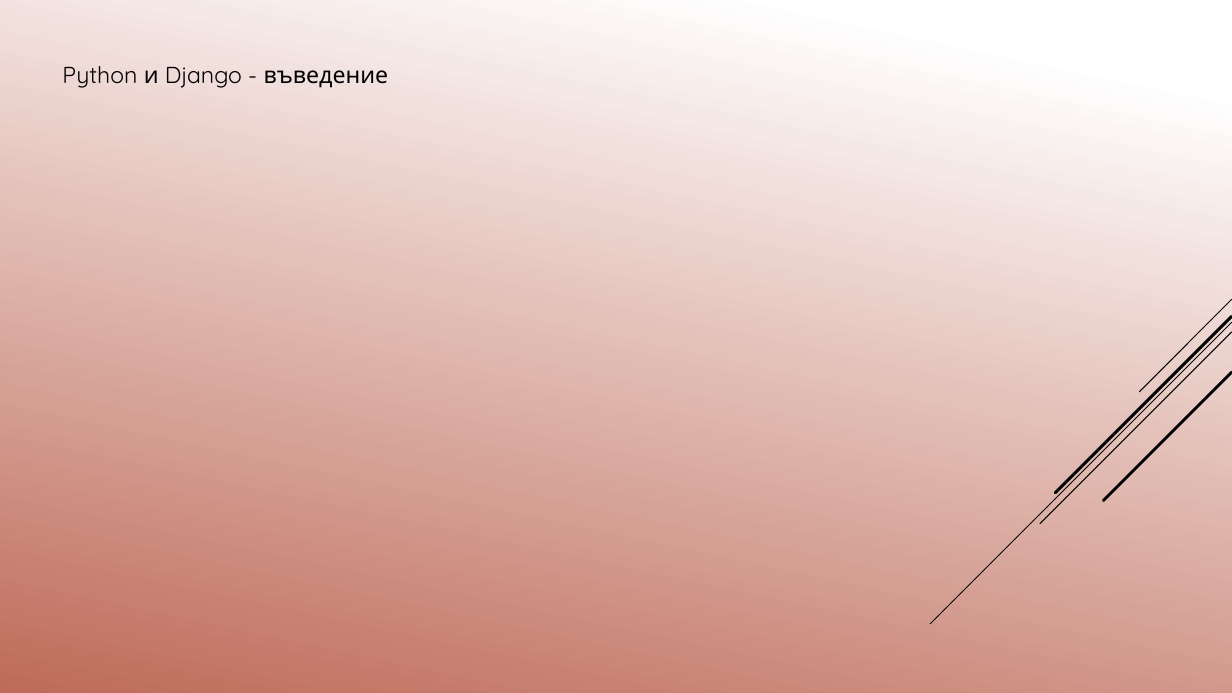
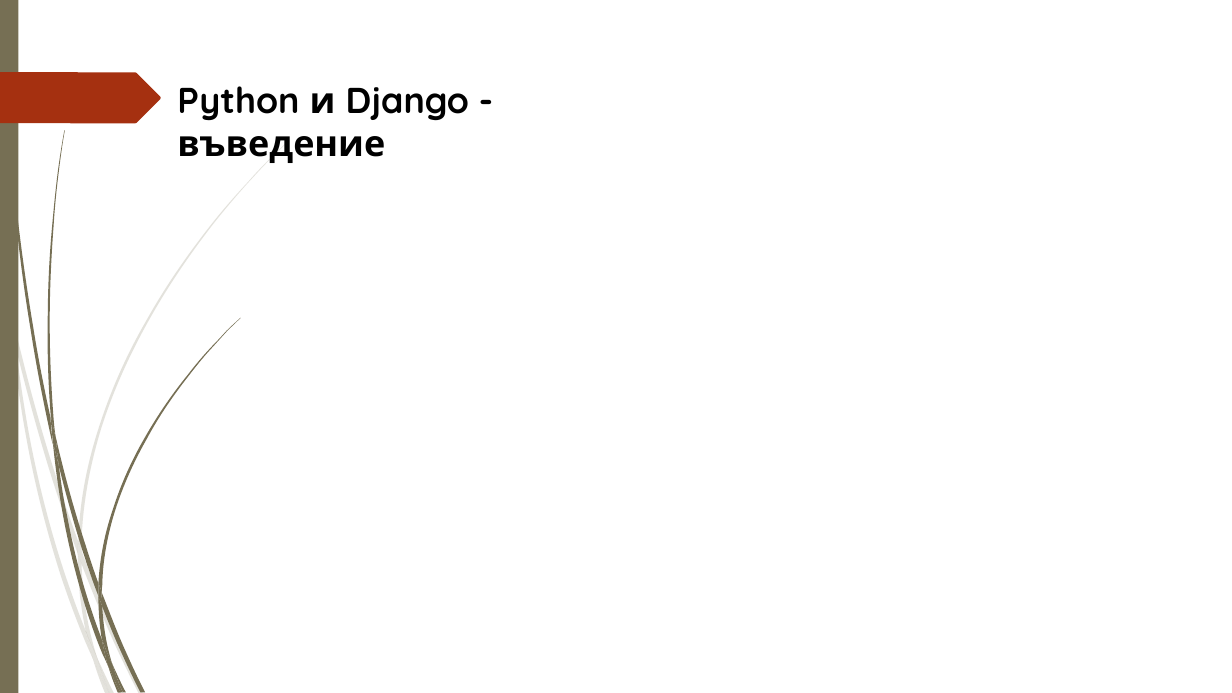
Before and after one commit to pgee-dzi2024/Theme_18, a slide deck: slide 4 of 18 Магдалена Халачева/Защита теория.pptx. Drawn at 1232x693 pixels with LibreOffice and Linux fonts; fonts in the diff are those of the drawing; background and template pictures are left out. Boxes give left, top, right and bottom in pixels: in the first picture for what was removed or moved away, otherwise in the second. Text is boxed around its words. In the diff, an @@ line names an element or a change of style, - is before the commit and + after.

```diff
--- a/18 Магдалена Халачева/Защита теория.pptx
+++ b/18 Магдалена Халачева/Защита теория.pptx
@@ background gradient #FFFFFF to #C26A56 to picture (left out) @@
@@ rectangle added at (x1=0, y1=0, x2=18, y2=693), fill #766F54 @@
@@ freeform shape added at (x1=0, y1=72, x2=161, y2=123), fill #A53010 @@
@@ text "Python и Django - въведение" moved from (x1=62, y1=66, x2=389, y2=88) to (x1=177, y1=86, x2=469, y2=163) @@
@@ text "Python и Django - въведение" at (x1=177, y1=86, x2=469, y2=163): size 18 to 28 pt, bold on @@
@@ group removed at (x1=931, y1=299, x2=1232, y2=624): 5 lines @@
@@ group added at (x1=0, y1=141, x2=288, y2=693): 10 freeform shapes @@
@@ group added at (x1=3, y1=0, x2=240, y2=693): 12 freeform shapes @@
```
Also in this commit, not shown: 5 other slides changed, 4 slides added, 4 slides removed, 21 other files.
